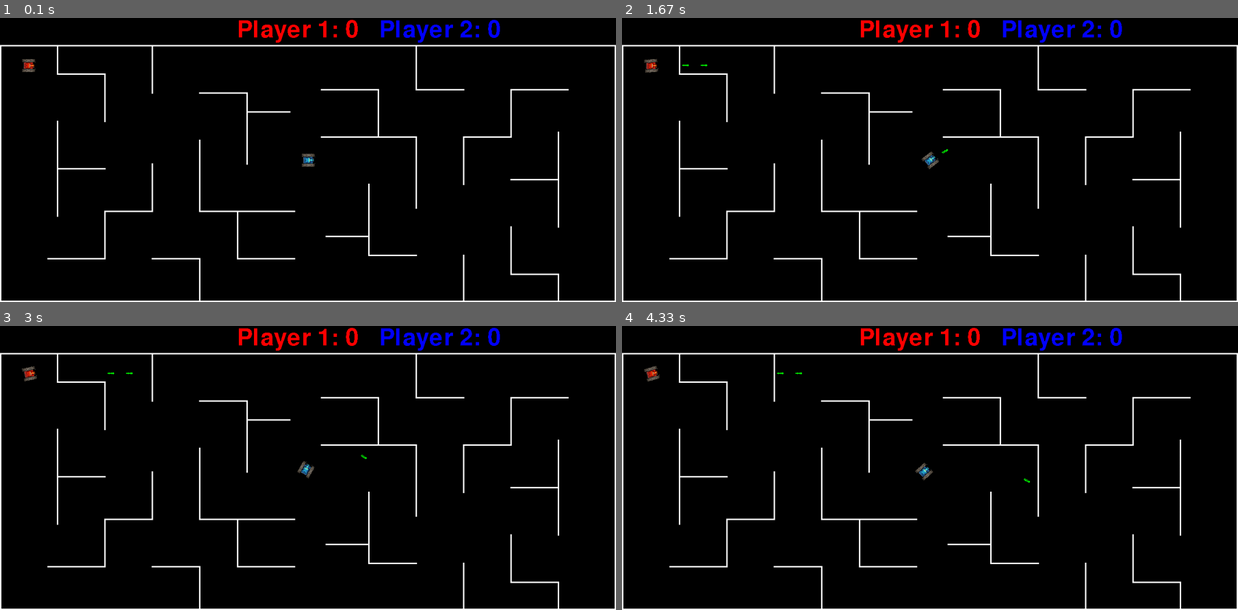
Above: before the commit, frames 1-4 (two rows, left to right).
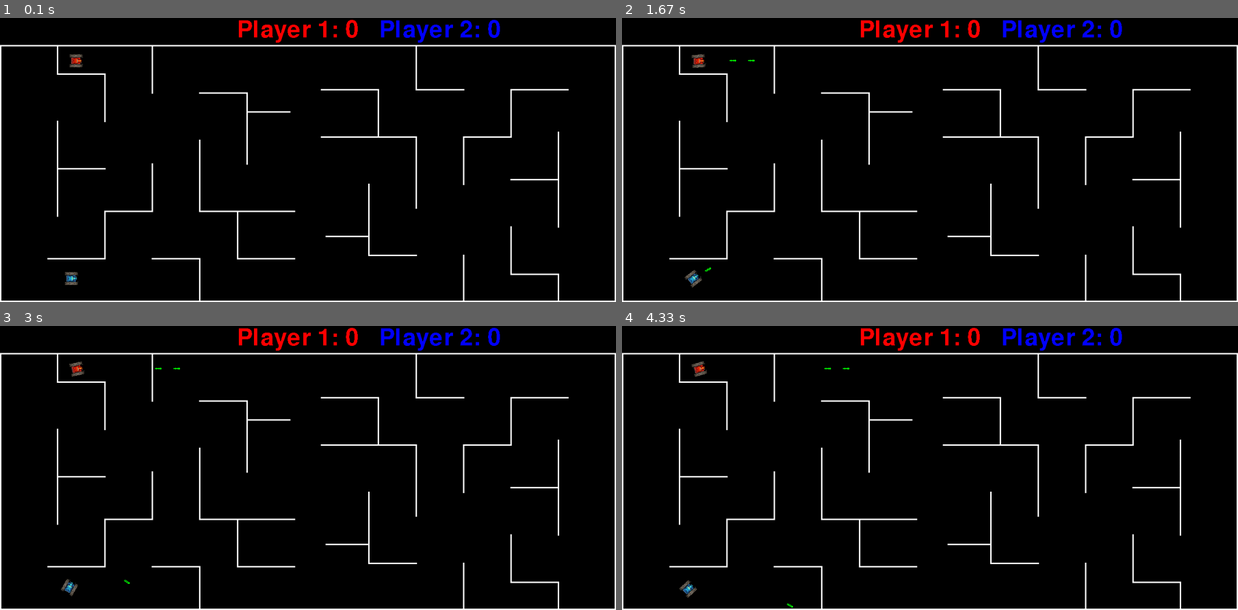
Above: after the commit, the same moments.

Repository: SkullinTheJar/ExamProgram
Game: pygame game, started from main.py
Two runs of this game, one before a commit and one after it. Both use one fixed random seed, a clock stepped at 60 frames per second and the inputs below.
Inputs:
- Up to frame 1 (0.1 s): no input
- Up to frame 2 (1.67 s): hold Q 0.33-0.87 s; hold Left 0.33-0.87 s; hold M 0.9-1.43 s; hold Left 0.9-1.43 s; tap F at 0.97, 1.27, 1.53 s; tap T at 1.05 s; hold Left from 1.47 s (still down); tap G at 1.62 s
- Up to frame 3 (3 s): tap F at 1.83, 2.1, 2.43, 2.73, 2.87 s; release Left at 2 s; hold Down 2.03-2.33 s; hold Left 2.37-2.77 s; tap T at 2.52 s; hold Up from 2.8 s (still down); tap G at 2.95 s
- Up to frame 4 (4.33 s): release Up at 3.17 s; hold Right 3.2-3.83 s; tap F at 3.27, 3.57, 3.93 s; hold Down 3.87-4.23 s; tap T at 4.02 s; hold Left from 4.27 s (still down)

The runs differ from the first frame. In frame 1, 0.3% of the frame differs, in the area x 3-52%, y 12-94%; in frame 2, 0.4%; in frame 3, 0.4%, in the area x 3-60%, y 12-96%; in frame 4, 0.4%.

Commit message:
Renewed file "main" to latest working version

Diff:
--- a/main.py
+++ b/main.py
@@ -1,7 +1,9 @@
 import sys
 import pygame
 import math
-
+import random
+
+pygame.mixer.pre_init(16500, -16, 3, 2048)
 pygame.init()
 
 def updateCoords(speed, angle, coords, backwards = False):
@@ -23,13 +25,6 @@
 
     coords = coords[0] + deltaCoords[0], coords[1] + deltaCoords[1]
     return coords
-
-def better_collide_mask(sprite1, sprite2):
-    if pygame.sprite.collide_mask(sprite1, sprite2) != None:
-        return True
-    else:
-        return False
-
 
 def Main():
     game = Game((1300, 600))
@@ -40,8 +35,9 @@
             if event.type == pygame.QUIT: sys.exit()
 
 class Player(pygame.sprite.Sprite):
-    def __init__(self, n, coords, speed, turnSpeed, image):
+    def __init__(self, n, coords, speed, turnSpeed, image, mapSize, upgradeCool = 2000):
         pygame.sprite.Sprite.__init__(self)
+        self.mapSize = mapSize
         self.speed = speed
         self.turnSpeed = turnSpeed
         self.n = n
@@ -49,12 +45,13 @@
         self.originalImage.set_colorkey((0, 0, 0))
         self.image = self.originalImage
         self.rect = self.image.get_rect()
-        self.rect.center = self.coords = self.startCoords = coords
-        self.angle = 0
-        self.mask = pygame.mask.from_surface(self.image)
-
-
-        #print(str(self.mask.count()))
+        self.coords = self.prevCoords = self.rect.center = coords
+        self.angle = self.prevAngle = 0
+        self.mask = pygame.mask.from_surface(self.image)
+        self.upgradeCool = upgradeCool
+        self.upgrade = None
+        self.upgradeCounter = 0
+        self.upgradeTime = 0
 
     def update(self, keys):
         self.prevCoords = self.coords
@@ -90,8 +87,9 @@
                 self.rotate()
 
         self.rect.center = self.coords
-        #print(str(self.image.get_at((0, 0))) + ' ' + str(self.image.get_at((15, 15))))
-
+
+        if self.upgradeCounter == 0:
+            self.upgrade = None
 
     def rotate(self):
         center = self.rect.center
@@ -105,9 +103,10 @@
         self.angle = self.prevAngle
 
     def reset(self):
-        self.coords = self.startCoords
+        self.coords = self.prevCoords = self.rect.center = random.randint(0, self.mapSize[0]), random.randint(60, self.mapSize[1])
         self.angle = 0
         self.rotate()
+        self.upgradeCounter = 0
 
 class Projectile(pygame.sprite.Sprite):
     def __init__(self, coords, radius, color, screen, length):
@@ -131,7 +130,7 @@
             self.subProj.update()
 
 class LeadProj(Projectile):
-    def __init__(self, coords, radius, color, screen, length, speed, angle, timer = 400):
+    def __init__(self, coords, radius, color, screen, length, speed, angle, player, timer = 1100):
         super().__init__(coords, radius, color, screen, length - 1)
         self.speed = speed
         self.angle = angle
@@ -139,6 +138,10 @@
         self.mask = pygame.mask.from_surface(self.image)
         self.frames = 0
         self.timer = timer
+        self.player = player
+        self.projUpgrade = player.upgrade
+        if player.upgrade == 'passWall':
+            self.player.upgradeCounter -= 1
 
     def update(self):
         self.frames += 1
@@ -148,15 +151,17 @@
             self.kill()
 
     def wallCollide(self, walls):
-        for wall in walls:
-            if wall.orient:
-                self.angle = 360 - self.angle
-
-            if not wall.orient:
-                if 0 < self.angle < 180:
-                    self.angle = 180 - self.angle
-                if 180 < self.angle < 360:
-                    self.angle = 360 - (self.angle - 180)
+        if self.projUpgrade != 'passWall':
+            for wall in walls:
+                if wall.orient:
+                    self.angle = 360 - self.angle
+
+                if not wall.orient:
+                    if 0 < self.angle < 180:
+                        self.angle = 180 - self.angle
+                    if 180 < self.angle < 360:
+                        self.angle = 360 - (self.angle - 180)
+
 
 class SubProj(Projectile):
     def __init__(self, coords, radius, color, screen, length, proj):
@@ -190,28 +195,35 @@
             self.rect.topright = coords
 
         self.mask = pygame.mask.from_surface(self.image)
-        #print(str(self.mask.count()))
 
 class Upgrade(pygame.sprite.Sprite):
-    def __init__(self):
-        pass
-
-
+    def __init__(self, color, coords):
+        pygame.sprite.Sprite.__init__(self)
+        self.color = color
+        self.image = pygame.Surface((10, 10))
+        self.image.fill(color)
+        self.image.set_colorkey((0, 0, 0))
+        self.mask = pygame.mask.from_surface(self.image)
+        self.rect = self.image.get_rect()
+        self.rect.center = coords
 
 class Game:
     def __init__(self, size, laserLength = 10, cooldown = 500):
         self.size = size
+        self.laserSound = pygame.mixer.Sound('C:/Users/andre/OneDrive - AARHUS TECH/Programmering/ExamProgram/laserShotSound.wav')
+        self.laserBounceSound = pygame.mixer.Sound('C:/Users/andre/OneDrive - AARHUS TECH/Programmering/ExamProgram/laserBounceSound.wav')
+        self.explosionSound = pygame.mixer.Sound('C:/Users/andre/OneDrive - AARHUS TECH/Programmering/ExamProgram/explosionSound.wav')
         self.laserLength = laserLength
         self.cooldown = cooldown
         self.screen = pygame.display.set_mode(size)
-        self.player1StartPos = 60, 100
-        self.player2StartPos = 650, 300
-        self.player1 = Player(1, self.player1StartPos, 0.75, 0.5, 'C:/Users/andre/OneDrive - AARHUS TECH/Programmering/ExamProgram/red tank.png')
-        self.player2 = Player(2, self.player2StartPos, 0.75, 0.5, 'C:/Users/andre/OneDrive - AARHUS TECH/Programmering/ExamProgram/blue tank.png')
+        self.player1 = Player(1, (0, 0), 0.6, 0.5, 'C:/Users/andre/OneDrive - AARHUS TECH/Programmering/ExamProgram/red tank.png', size)
+        self.player2 = Player(2, (0, 0), 0.6, 0.5, 'C:/Users/andre/OneDrive - AARHUS TECH/Programmering/ExamProgram/blue tank.png', size)
         #self.player1 = Player(1, (650, 300), 0.5, 0.5, 'C:/Users/WaffleFlower/Desktop/Skole/Programmering/ExamProgram/red_tank_exp_v2.png')
         #self.player2 = Player(2, (300, 300), 0.5, 0.5, 'C:/Users/WaffleFlower/Desktop/Skole/Programmering/ExamProgram/blue_tank_exp.png')
         self.players = pygame.sprite.Group(self.player1, self.player2)
+        self.fixPlayerSpawn()
         self.lasers = pygame.sprite.Group()
+        self.upgrades = pygame.sprite.Group()
         self.lastShot = -cooldown
         self.walls = pygame.sprite.Group(
             #Laver de ydre mure
@@ -234,79 +246,114 @@
 
         self.p1score = 0
         self.p2score = 0
-        self.font = pygame.font.Font(pygame.font.get_default_font(), 50)
-        #self.rects = [self.player1.rect, self.player2.rect]
+        self.scoreFont = pygame.font.Font(pygame.font.get_default_font(), 50)
+        self.upgradeFont = pygame.font.Font(pygame.font.get_default_font(), 10)
 
     def draw(self):
         self.screen.fill((0, 0, 0))
         self.players.draw(self.screen)
         self.walls.draw(self.screen)
         self.lasers.draw(self.screen)
-
-        self.screen.blit(self.font.render('Player 1: ' + str(self.p1score), False, (255, 0, 0)), (self.size[0] / 2 - 150, 1))
-        self.screen.blit(self.font.render('Player 2: ' + str(self.p2score), False, (0, 0, 255)), (self.size[0] / 2 + 150, 1))
-        #pygame.draw.lines(self.screen, (255, 255, 255), False, (self.player1.rect.bottomleft, (self.player1.rect.bottomright), (self.player1.rect.topright), (self.player1.rect.topleft), self.player1.rect.bottomleft))
-
+        self.upgrades.draw(self.screen)
+
+        self.screen.blit(self.scoreFont.render('Player 1: ' + str(self.p1score), False, (255, 0, 0)), (self.size[0] / 2 - 150, 1))
+        self.screen.blit(self.scoreFont.render('Player 2: ' + str(self.p2score), False, (0, 0, 255)), (self.size[0] / 2 + 150, 1))
+
+        for player in self.players.sprites():
+            if player.upgrade:
+                self.screen.blit(self.upgradeFont.render('UPGRADED!', False, (255, 255, 0)), (player.rect.topleft[0] - 11, player.rect.topleft[1] - 11))
 
     def update(self):
         keys = pygame.key.get_pressed()
         self.players.update(keys)
         self.lasers.update()
-        #self.rects[0] = self.players.sprites()[0].rect
-        #self.rects[1] = self.players.sprites()[1].rect
         if pygame.time.get_ticks() > self.lastShot + self.cooldown:
             if keys[pygame.K_q]:
                 #coords, radius, color, screen, length, speed, angle
-                self.lasers.add(LeadProj(updateCoords(20, self.player1.angle, self.player1.coords), 2, (0, 255, 0), self.screen, self.laserLength, 1.25, self.player1.angle,))
-                #self.rects.append(self.laserGroups[-1].sprites()[0].rect)
+                self.lasers.add(LeadProj(updateCoords(20, self.player1.angle, self.player1.coords), 2, (0, 255, 0), self.screen, self.laserLength, 1.25, self.player1.angle, self.player1))
+                self.laserSound.play()
                 self.lastShot = pygame.time.get_ticks()
             if keys[pygame.K_m]:
-                self.lasers.add(LeadProj(updateCoords(20, self.player2.angle, self.player2.coords), 2, (0, 255, 0), self.screen, self.laserLength, 1.25, self.player2.angle,))
-                #self.rects.append(self.laserGroups[-1].sprites()[0].rect)
+                self.lasers.add(LeadProj(updateCoords(20, self.player2.angle, self.player2.coords), 2, (0, 255, 0), self.screen, self.laserLength, 1.25, self.player2.angle, self.player2))
+                self.laserSound.play()
                 self.lastShot = pygame.time.get_ticks()
 
         self.collideGroups(self.players, self.walls, 'player-wall')
         self.collideGroups(self.lasers, self.walls, 'laser-wall')
         self.collideGroups(self.lasers, self.players, 'laser-player')
         self.collideGroups(self.players, self.players, 'player-player')
-
+        self.collideGroups(self.players, self.upgrades, 'player-upgrade')
+
+        self.spawnUpgrade(1000)
         pygame.display.flip()
 
     def collideGroups(self, group1, group2, resultType):
         collisions = pygame.sprite.groupcollide(group1, group2, False, False)
         for sprite in collisions:
-            if collisions[sprite].__len__() > 0:
-                collisions = pygame.sprite.groupcollide(group1, group2, False, False, pygame.sprite.collide_mask)
-                for sprite in collisions:
-                    if collisions[sprite].__len__() > 0:
-                        if resultType == 'player-wall':
-                            sprite.wallCollide()
-                        if resultType == 'laser-wall':
-                            sprite.wallCollide(collisions[sprite])
-                        if resultType == 'laser-player':
-                            if collisions[sprite][0] == self.player1:
-                                self.p2score += 1
-                            if collisions[sprite][0] == self.player2:
-                                self.p1score += 1
-                            sprite.kill()
-                            self.reset()
-                        if resultType == 'player-player':
-                            if sprite != collisions[sprite][0]:
-                                sprite.wallCollide()
-                                collisions[sprite][0].wallCollide()
+            collisions = pygame.sprite.groupcollide(group1, group2, False, False, pygame.sprite.collide_mask)
+            for sprite in collisions:
+                if resultType == 'player-wall':
+                    sprite.wallCollide()
+                if resultType == 'laser-wall':
+                    sprite.wallCollide(collisions[sprite])
+                    self.laserBounceSound.play()
+                if resultType == 'laser-player':
+                    if collisions[sprite][0] == self.player1:
+                        self.p2score += 1
+                    if collisions[sprite][0] == self.player2:
+                        self.p1score += 1
+                    self.explosionSound.play()
+                    sprite.kill()
+                    self.reset()
+                if resultType == 'player-player':
+                    if sprite != collisions[sprite][0]:
+                        sprite.wallCollide()
+                        collisions[sprite][0].wallCollide()
+                if resultType == 'player-upgrade':
+                    sprite.upgrade = 'passWall'
+                    sprite.upgradeCounter = 3
+                    sprite.upgradeTime = pygame.time.get_ticks()
+                    collisions[sprite][0].kill()
 
     def reset(self):
-       self.player1.reset()
-       self.player2.reset()
-
-        # collisions = pygame.sprite.groupcollide(self.lasers, self.walls, False, False)
-        # for leadProj in collisions:
-        #     if collisions[leadProj].__len__() > 0:
-        #         collisions = pygame.sprite.groupcollide(self.lasers, self.walls, False, False, pygame.sprite.collide_mask)
-        #         for leadProj in collisions:
-        #             if collisions[leadProj].__len__() > 0:
-        #                 leadProj.wallCollide(collisions[leadProj])
-
-
-        #pygame.display.update(self.rects)
+        self.player1.reset()
+        self.player2.reset()
+        self.fixPlayerSpawn()
+        self.upgrades.empty()
+
+    def fixPlayerSpawn(self):
+        spawnCoords = [(50, 105), (90, 400), (150, 550), (160, 90), (400, 200), (550, 450), (700, 410),
+            (1000, 400), (1120, 110), (1150, 570), (1200, 110)]
+        loop = True
+        while loop:
+            for firstPlayer in self.players.sprites():
+                numb = random.randint(0, len(spawnCoords) - 1)
+                firstPlayer.prevCoords = firstPlayer.coords = firstPlayer.rect.center = spawnCoords[numb]
+                for secPlayer in self.players.sprites():
+                    if firstPlayer != secPlayer:
+                        if firstPlayer.rect.center == secPlayer.rect.center:
+                            numb = random.randint(0, len(spawnCoords) - 1)
+                            firstPlayer.prevCoords = firstPlayer.coords = firstPlayer.rect.center = spawnCoords[numb]
+                        else:
+                            loop = False
+
+    def fixUpgradeSpawn(self, group1, group2):
+        loop = True
+        while loop:
+            collisions = pygame.sprite.groupcollide(group1, group2, False, False, pygame.sprite.collide_mask)
+            for sprite in collisions:
+                if sprite != collisions[sprite][0]:
+                    sprite.prevCoords = sprite.coords = sprite.rect.center = random.randint(0, self.size[0]), random.randint(60, self.size[1])
+            if collisions == {} or sprite == collisions[sprite][0]:
+                loop = False
+
+
+    def spawnUpgrade(self, prob):
+        n = random.randint(1, prob)
+        if n == 1:
+            tempGroup = pygame.sprite.Group(Upgrade((255, 255, 0), (random.randint(0, self.size[0]), random.randint(60, self.size[1]))))
+            self.fixUpgradeSpawn(tempGroup, self.walls)
+            self.fixUpgradeSpawn(tempGroup, self.players)
+            self.upgrades.add(tempGroup.sprites()[-1])
+
 Main()
